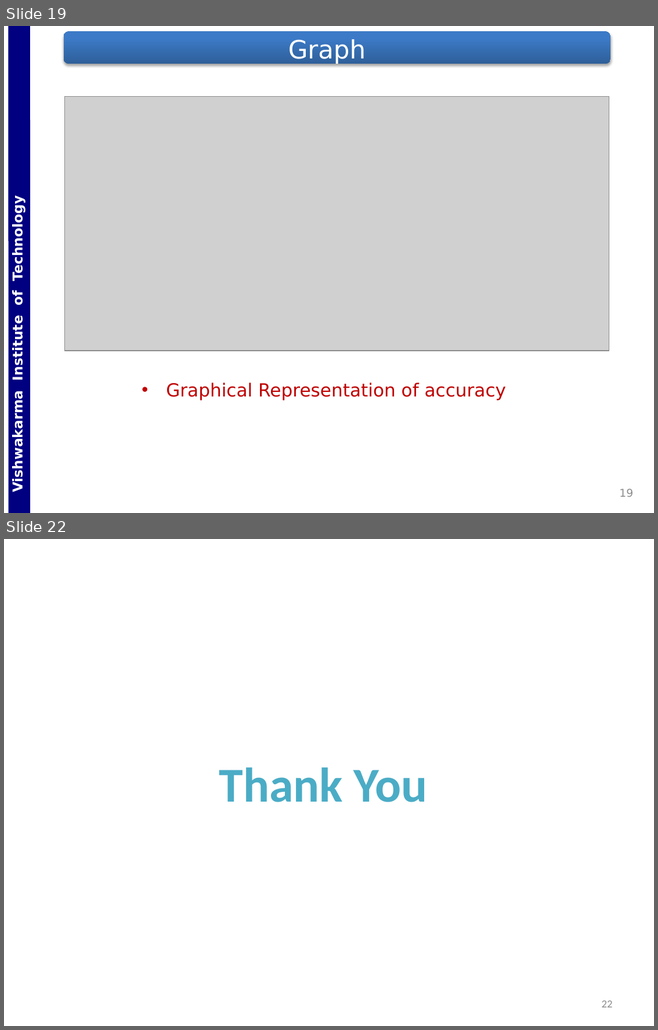
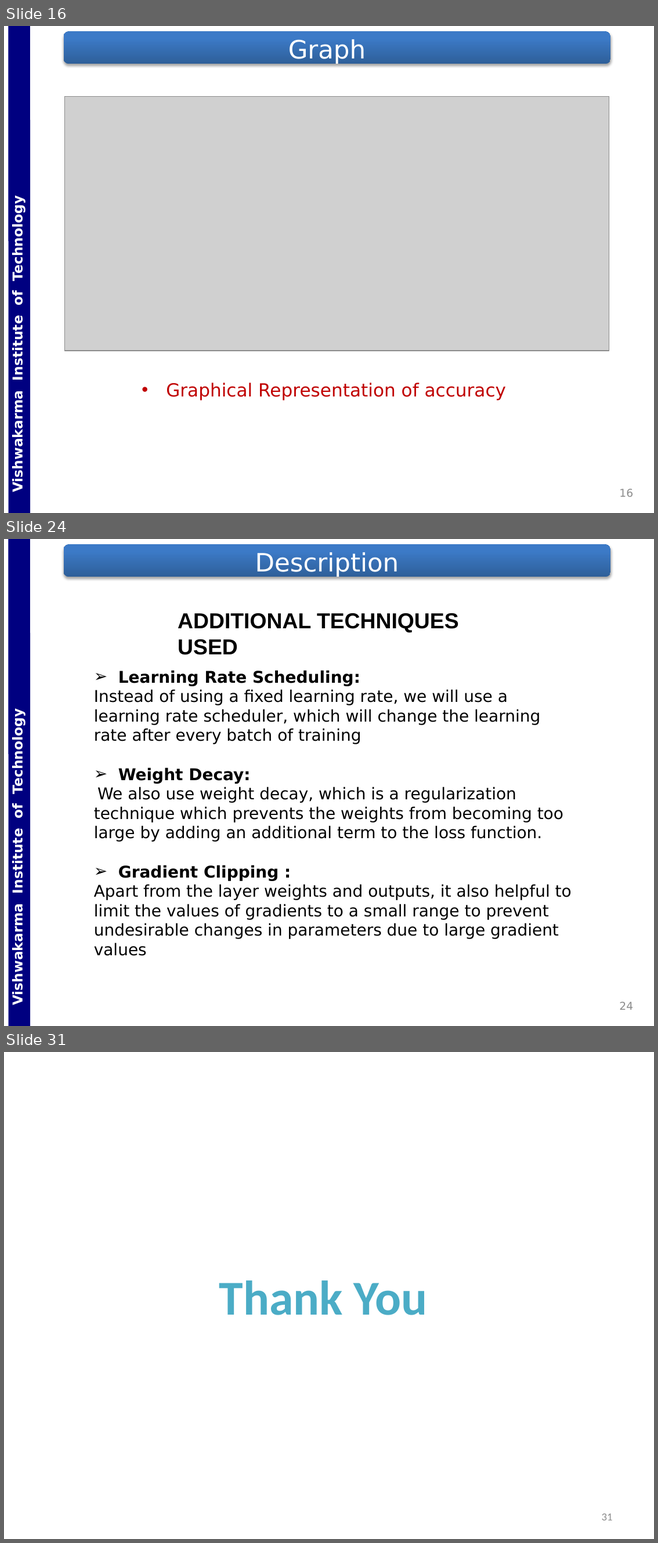
Before and after one commit to Gladiator07/Harvestify, a slide deck: Docs/PPT_ED_SY_DIV-ICA_BATCH-B3_GRP-G5_DATE-201030_RN-65-66-67-68.pptx. Shown one above the other, each under a label of ours: slides 19 and 22 before the commit, slides 16, 24 and 31 after it; the slides between them are not shown. The pictures are 658x1030 and 658x1543 pixels, drawn with LibreOffice and Linux fonts; fonts in the diff are those of the drawing; grey boxes stand for pictures; background and template pictures are left out. Boxes give left, top, right and bottom in pixels: in the first picture for what was removed or moved away, otherwise in the second. Text is boxed around its words. In the diff, an @@ line names an element or a change of style, - is before the commit and + after.

```diff
--- a/Docs/PPT_ED_SY_DIV-ICA_BATCH-B3_GRP-G5_DATE-201030_RN-65-66-67-68.pptx
+++ b/Docs/PPT_ED_SY_DIV-ICA_BATCH-B3_GRP-G5_DATE-201030_RN-65-66-67-68.pptx
@@ slide 24 added at [4, 539, 654, 1026], background #FFFFFF; not listed: 2 template elements that a slide beside it also shows @@
@@ title added at [255, 552, 399, 577], 28 pt, text #FFFFFF @@
+Description
@@ text added at [177, 613, 459, 655], 24 pt, text #000000, bold @@
+ADDITIONAL TECHNIQUES USED
@@ text added at [94, 670, 571, 956], 18 pt, text #000000 @@
+➢ Learning Rate Scheduling:
+Instead of using a fixed learning rate, we will use a learning rate scheduler, which will change the learning rate after every batch of training
+➢ Weight Decay:
+We also use weight decay, which is a regularization technique which prevents the weights from becoming too large by adding an additional term to the loss function.
+➢ Gradient Clipping :
+Apart from the layer weights and outputs, it also helpful to limit the values of gradients to a small range to prevent undesirable changes in parameters due to large gradient values
@@ page number added at [619, 1002, 633, 1010], 12 pt, text #8C8C8C @@
+24
@@ what was slide 19 is now slide 16 @@
@@ page number at [619, 489, 633, 497]: text changed @@
-19
+16
@@ what was slide 22 is now slide 31 @@
@@ page number at [601, 1514, 612, 1521]: text changed @@
-22
+31
```
Also in this commit, not shown: 6 slides changed, 9 other slides added, 1 slide removed.
